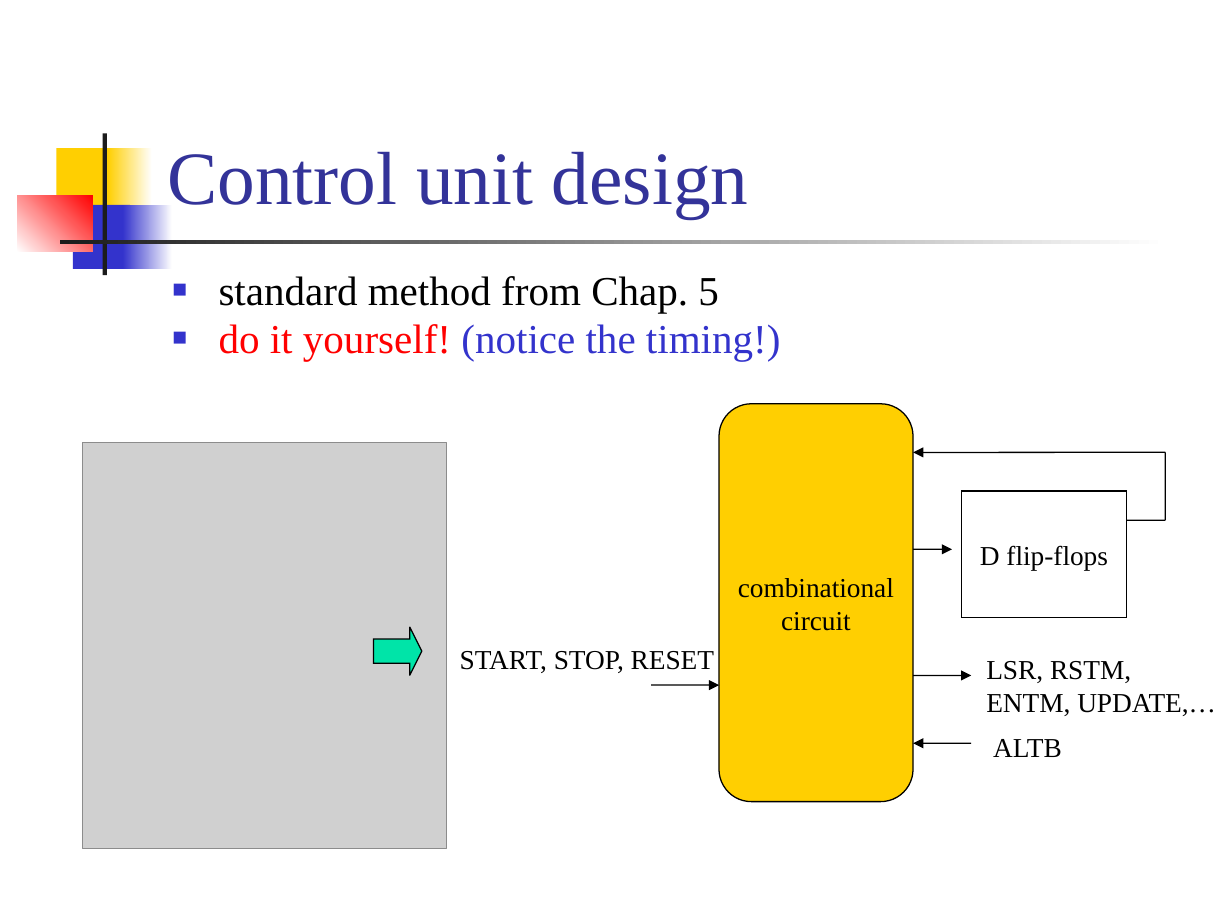
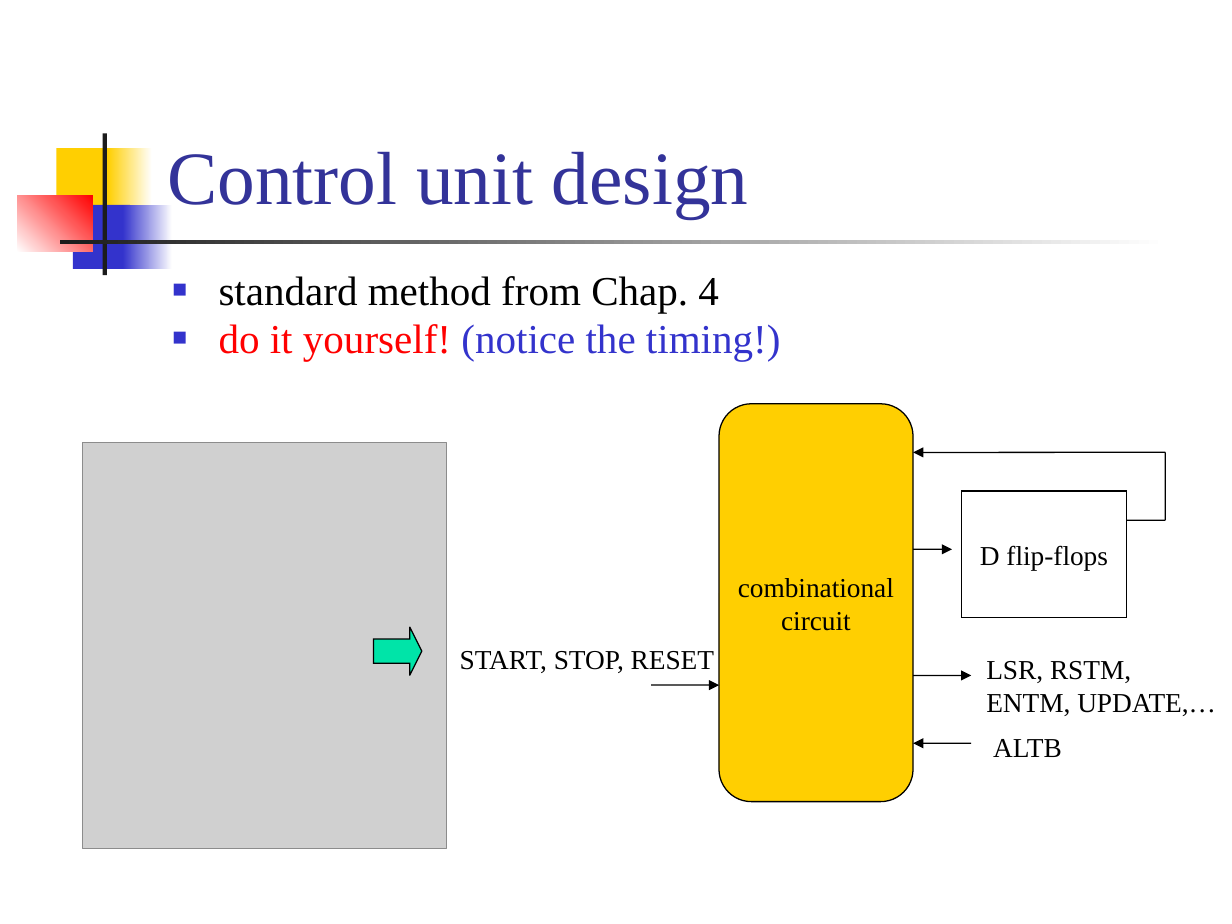
Before and after one commit to SamFu1113/Computer-organization, a slide deck: slide 61 of Lectures/lec06-RTL_control/lec06b-dash_watch.pptx. Drawn at 1232x924 pixels with LibreOffice and Linux fonts; fonts in the diff are those of the drawing; grey boxes stand for pictures. Boxes give left, top, right and bottom in pixels: in the first picture for what was removed or moved away, otherwise in the second. Text is boxed around its words. In the diff, an @@ line names an element or a change of style, - is before the commit and + after.

Commit message:
revise slides

```diff
--- a/Lectures/lec06-RTL_control/lec06b-dash_watch.pptx
+++ b/Lectures/lec06-RTL_control/lec06b-dash_watch.pptx
@@ text at (x1=219, y1=276, x2=719, y2=313): text changed @@
-■ standard method from Chap. 5
+■ standard method from Chap. 4
```
Also in this commit, not shown: 3 other slides changed.
